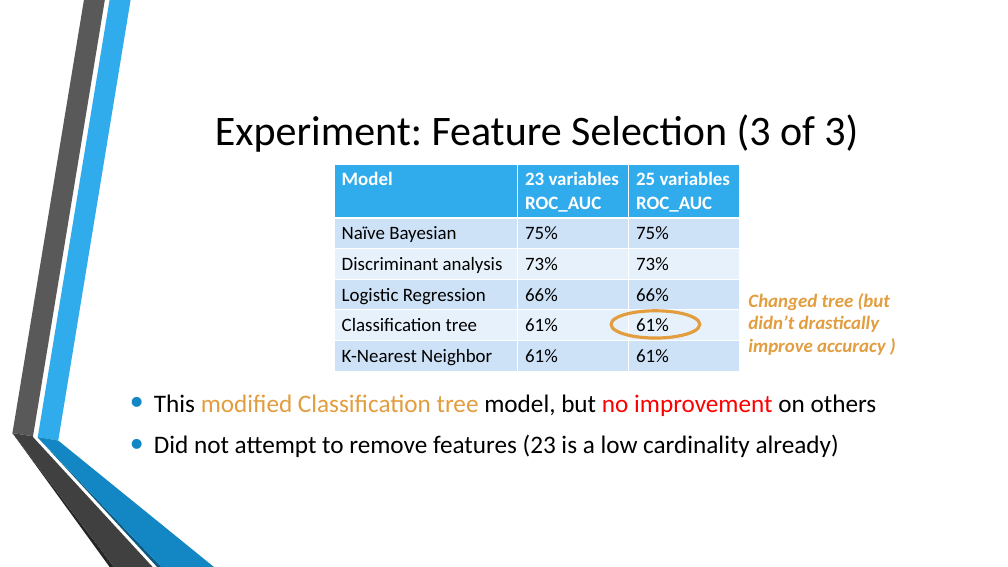
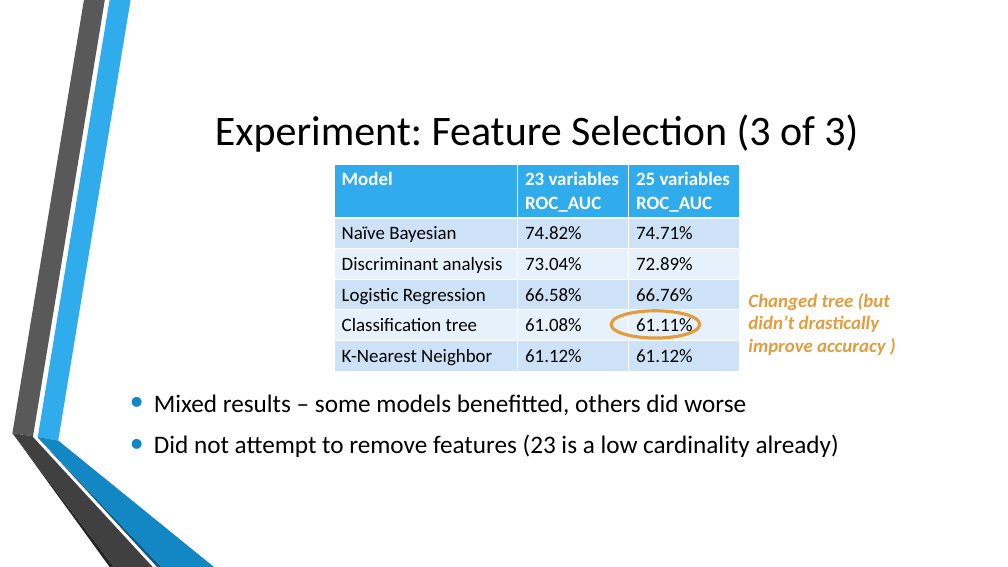
Before and after one commit to jb08/credit_card_default_ML, a slide deck: slide 7 of Predicting_Credit_Card_defaults.pptx (slide 9 before the commit). Drawn at 1008x567 pixels with LibreOffice and Linux fonts; fonts in the diff are those of the drawing; background and template pictures are left out. Boxes give left, top, right and bottom in pixels: in the first picture for what was removed or moved away, otherwise in the second. Text is boxed around its words. In the diff, an @@ line names an element or a change of style, - is before the commit and + after.

Commit message:
ppt final

```diff
--- a/Predicting_Credit_Card_defaults.pptx
+++ b/Predicting_Credit_Card_defaults.pptx
@@ table at box(334, 164, 740, 371) @@
-row 2, column 2: 75%
+row 2, column 2: 74.82%
-row 2, column 3: 75%
+row 2, column 3: 74.71%
-row 3, column 2: 73%
+row 3, column 2: 73.04%
-row 3, column 3: 73%
+row 3, column 3: 72.89%
-row 4, column 2: 66%
+row 4, column 2: 66.58%
-row 4, column 3: 66%
+row 4, column 3: 66.76%
-row 5, column 2: 61%
+row 5, column 2: 61.08%
-row 5, column 3: 61%
+row 5, column 3: 61.11%
-row 6, column 2: 61%
+row 6, column 2: 61.12%
-row 6, column 3: 61%
+row 6, column 3: 61.12%
@@ text at box(154, 394, 746, 415): text changed; text colour #E29D3E to #000000 @@
-• This modified Classification tree model, but no improvement on others
+• Mixed results – some models benefitted, others did worse
```
Also in this commit, not shown: 3 other slides changed, 6 other files.
